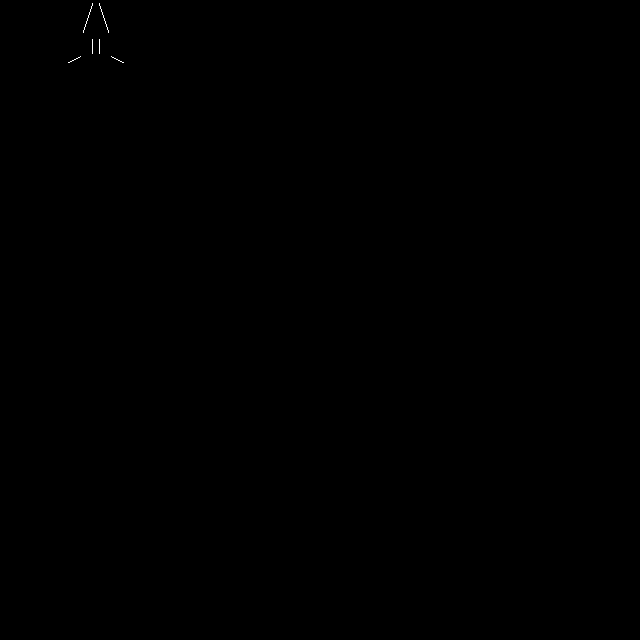
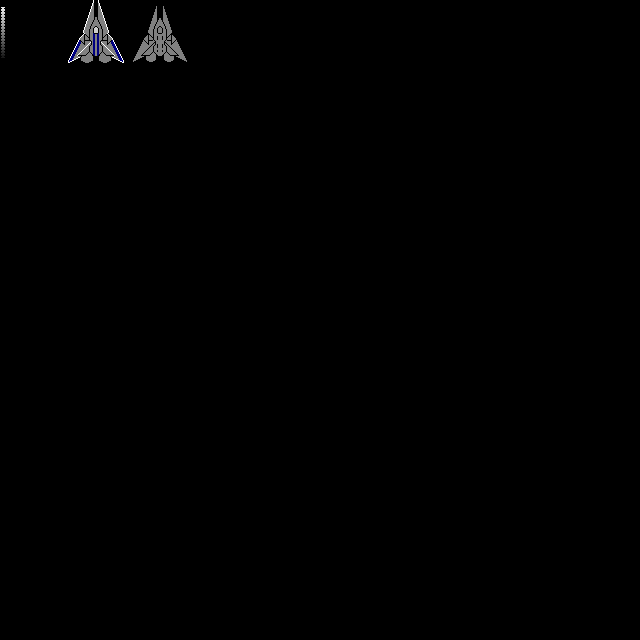
Before/after of a 640×640 layered artwork. What changed in the layer stack:
renamed "Background" to "SpecularLayer", painted on it over left=1, top=0, right=187, bottom=63
added layer "Reference" above "Background" over left=1, top=0, right=187, bottom=63
added layer "Background" over left=1, top=0, right=187, bottom=63
